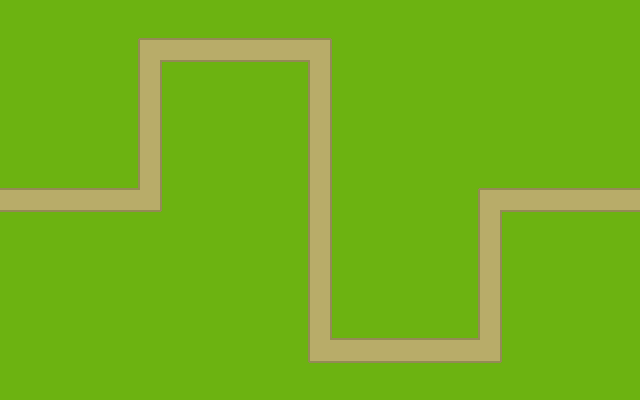
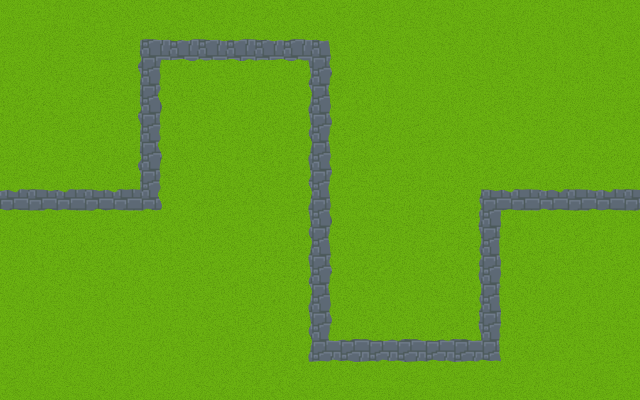
Revision of a layered 640 × 400 image; what changed, layer by layer:
painted on "Layer 1 copy" over [0, 38, 640, 362]
hid "Layer 1" over [0, 38, 640, 363]
"Layer 2": blend normal → multiply over [0, 0, 640, 400]
added layer "Layer 4" (multiply, 41%) above "Layer 0" over [0, 0, 640, 400]
hid "Layer 0" over [0, 0, 640, 400]
